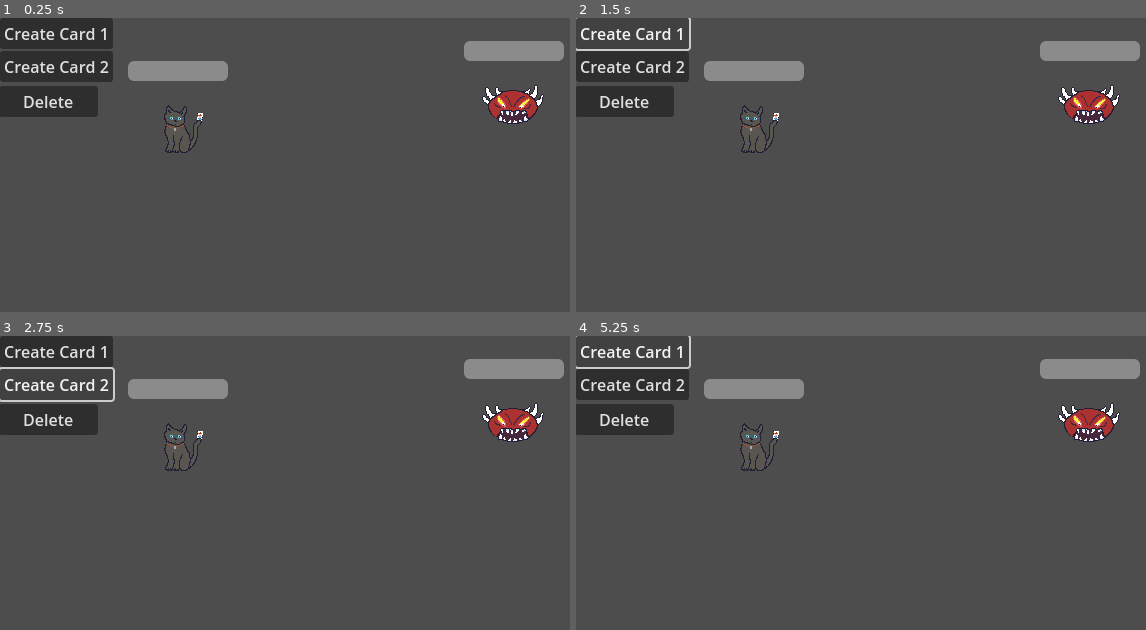
Above: before the commit, frames 1-4 (two rows, left to right).
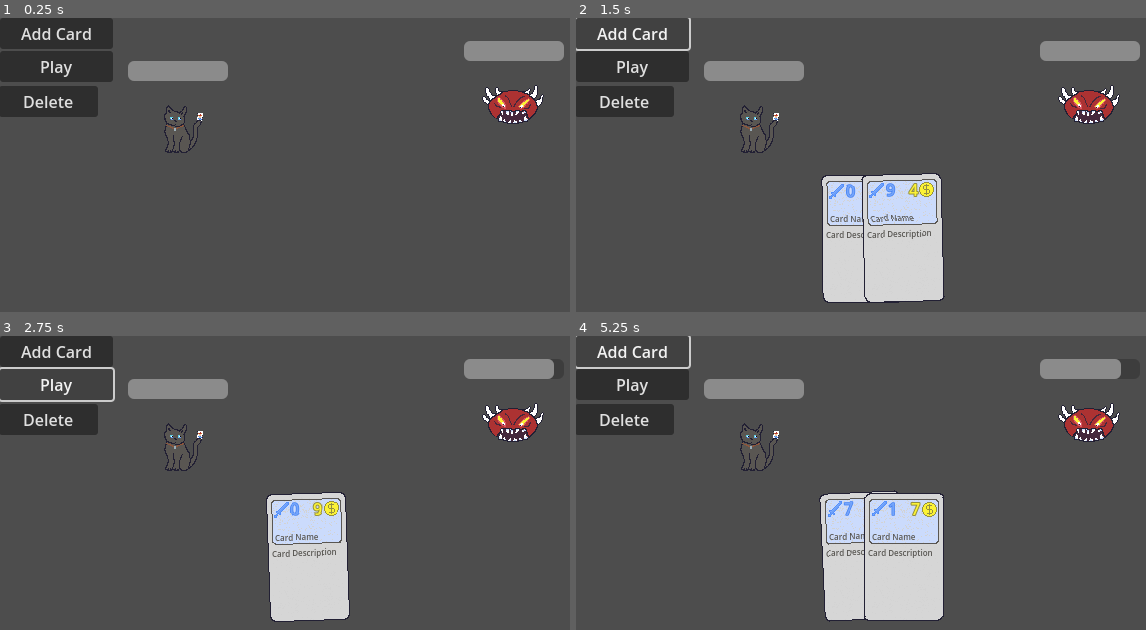
Above: after the commit, the same moments.

Repository: zcbntr/bucinum
Game: Godot game, scene res://scenes/main.tscn
The game is run twice, just before and just after one commit, with the same random seed, the same clock (stepped at 60 frames per second) and the same inputs.
Inputs (mouse positions are in pixels of both pictures, inside the frame that each line leads up to):
- Up to frame 1 (0.25 s): no input
- Up to frame 2 (1.5 s): click (633, 32) at 0.5 s, where only the run before the commit has a clickable "Create Card 1"; click (633, 32) at 1.25 s, where only the run after the commit has a clickable "Add Card"
- Up to frame 3 (2.75 s): click (57, 383) at 2 s, where only the run before the commit has a clickable "Create Card 2"
- Up to frame 4 (5.25 s): click (633, 383) at 2.75 s, where only the run after the commit has a clickable "Play"; click (633, 383) at 3.5 s, where only the run after the commit has a clickable "Play"; click (633, 350) at 4.25 s, where only the run before the commit has a clickable "Create Card 1"; click (633, 350) at 5 s, where only the run after the commit has a clickable "Add Card"

The runs differ from the first frame. In frame 1, 0.8% of the frame differs, in the area x 0-32%, y 3-35%; in frame 2, 9.8%; in frame 3, 6.8%; in frame 4, 10%, in the area x 0-99%, y 3-98%.
Error before the commit: Attempt to call function 'add_card' in base 'null instance' on a null instance. (res://scripts/deck_and_hand.gd:20)

Commit message:
Add damage

Diff:
--- a/scenes/card.tscn
+++ b/scenes/card.tscn
@@ -29,8 +29,9 @@
 [sub_resource type="RectangleShape2D" id="RectangleShape2D_hxmh3"]
 size = Vector2(78, 126)
 
-[node name="Card" type="Node2D"]
+[node name="Card" type="Node2D" node_paths=PackedStringArray("action")]
 script = ExtResource("1_q183m")
+action = NodePath("CardAction")
 
 [node name="BaseCardSprite" type="Sprite2D" parent="."]
 texture = ExtResource("1_epeui")
--- a/scenes/deck_and_hand.tscn
+++ b/scenes/deck_and_hand.tscn
@@ -6,17 +6,17 @@
 [node name="DeckAndHand" type="Node2D"]
 script = ExtResource("1_fdv7r")
 
-[node name="CreateCard1Button" type="Button" parent="."]
+[node name="CreateCardButton" type="Button" parent="."]
 offset_right = 113.0
 offset_bottom = 31.0
-text = "Create Card 1
+text = "Add Card
 "
 
-[node name="CreateCard2Button" type="Button" parent="."]
+[node name="PlayButton" type="Button" parent="."]
 offset_top = 33.0
 offset_right = 113.0
 offset_bottom = 64.0
-text = "Create Card 2"
+text = "Play"
 
 [node name="DeleteCardButton" type="Button" parent="."]
 offset_left = -1.0
@@ -29,6 +29,6 @@
 [node name="Hand" parent="." instance=ExtResource("2_dkyec")]
 position = Vector2(320, 1220)
 
-[connection signal="pressed" from="CreateCard1Button" to="." method="_on_create_card_1_button_pressed"]
-[connection signal="pressed" from="CreateCard2Button" to="." method="_on_create_card_2_button_pressed"]
+[connection signal="pressed" from="CreateCardButton" to="." method="_on_create_card_button_pressed"]
+[connection signal="pressed" from="PlayButton" to="." method="_on_play_button_pressed"]
 [connection signal="pressed" from="DeleteCardButton" to="." method="_on_delete_card_button_pressed"]
--- a/scenes/main.tscn
+++ b/scenes/main.tscn
@@ -16,6 +16,7 @@
 [node name="PlayerCharacter" type="Node2D" parent="GameScreen"]
 script = ExtResource("2_hnhx5")
 health = 10
+cards_played_in_round = 20
 
 [node name="PlayerSprite" type="Sprite2D" parent="GameScreen/PlayerCharacter"]
 position = Vector2(179, 112)
@@ -30,6 +31,9 @@
 show_percentage = false
 
 [node name="EnemyCharacter" type="Node2D" parent="GameScreen"]
+script = ExtResource("2_hnhx5")
+health = 10
+cards_played_in_round = 20
 
 [node name="EnemySprite" type="Sprite2D" parent="GameScreen/EnemyCharacter"]
 position = Vector2(513, 92)
--- a/scripts/card.gd
+++ b/scripts/card.gd
@@ -2,6 +2,8 @@
 
 signal mouse_entered(card: Card)
 signal mouse_exited(card: Card)
+
+@export var action: Node2D
 
 @export var card_name: String = "Card Name"
 @export var card_description: String = "Card Description"
@@ -82,6 +84,5 @@
 func _on_clickable_area_mouse_exited() -> void:
 	mouse_exited.emit(self)
 
-func play(game_objects):
-	$CardAction.activate()
-	pass
+func play(game_state: Dictionary):
+	action.activate(game_state)
--- a/scripts/card_action.gd
+++ b/scripts/card_action.gd
@@ -9,3 +9,8 @@
 # Called every frame. 'delta' is the elapsed time since the previous frame.
 func _process(delta: float) -> void:
 	pass
+
+
+func activate(game_state: Dictionary) -> void:
+	game_state.get("caster").spend_cards(1)
+	game_state.get("targets")[0].take_damage(1)
--- a/scripts/character.gd
+++ b/scripts/character.gd
@@ -3,6 +3,8 @@
 
 @export var max_health: int = 10
 @export var health: int = max_health
+@export var max_cards_per_round: int = 20
+@export var cards_left_to_play_in_round: int = max_cards_per_round
 
 func set_health_values(_health: int, _max_health: int) -> void:
 	max_health = _max_health
@@ -15,6 +17,17 @@
 	if (($HealthBar as ProgressBar).value != health):
 		($HealthBar as ProgressBar).value = health
 
+func spend_cards(_amount: int) -> void:
+	cards_left_to_play_in_round -= _amount
+
+func take_damage(_amount: int) -> void:
+	health -= _amount
+
+	if (health <= 0):
+		health = 0
+
+	update_healthbar()
+
 # Called when the node enters the scene tree for the first time.
 func _ready() -> void:
 	pass # Replace with function body.
--- a/scripts/deck_and_hand.gd
+++ b/scripts/deck_and_hand.gd
@@ -2,7 +2,7 @@
 
 signal card_played(card: Card)
 @onready var card_scene: PackedScene = preload("res://scenes/card.tscn")
-@onready var hand: Hand = $CanvasLayer/Hand
+@onready var hand: Hand = $Hand
 
 # Called when the node enters the scene tree for the first time.
 func _ready() -> void:
@@ -14,16 +14,17 @@
 	pass
 
 
-func _on_create_card_1_button_pressed() -> void:
+func _on_create_card_button_pressed() -> void:
 	var card = card_scene.instantiate()
-	card.set_values("Card 1", "Card 1 Description", 1, 2)
+	var rng = RandomNumberGenerator.new()
+	var cost = rng.randi_range(0, 10)
+	var damage = rng.randi_range(0, 10)
+	card.set_values("Card Name", "Card Description", cost, damage)
 	hand.add_card(card)
 
-
-func _on_create_card_2_button_pressed() -> void:
-	var card = card_scene.instantiate()
-	card.set_values("Card 2", "Card 2 Description", 2, 3)
-	hand.add_card(card)
+func _on_play_button_pressed() -> void:
+	if (!hand.is_empty()):
+		card_played.emit(hand.get_top_card())
 
 func _on_delete_card_button_pressed() -> void:
 	hand.remove_selected_cards()
--- a/scripts/hand.gd
+++ b/scripts/hand.gd
@@ -88,6 +88,17 @@
 func _handle_card_untouched(_card: Card) -> void:
 	cards_touched.remove_at(cards_touched.find(_card))
 
+func is_empty() -> bool:
+	return hand.is_empty()
+
+func get_top_card() -> Card:
+	if (is_empty()):
+		return null
+
+	var card = hand[hand.size() - 1]
+	remove_card(hand.size() - 1)
+	return card
+
 # Called when the node enters the scene tree for the first time.
 func _ready() -> void:
 	pass # Replace with function body.
--- a/scripts/main.gd
+++ b/scripts/main.gd
@@ -12,4 +12,7 @@
 
 
 func _on_deck_and_hand_card_played(card: Card) -> void:
-	pass # Replace with function body.
+	card.play({
+		"caster": $GameScreen/PlayerCharacter,
+		"targets": [$GameScreen/EnemyCharacter]
+	})
Binary file changed: sprites/player-placeholder.png
